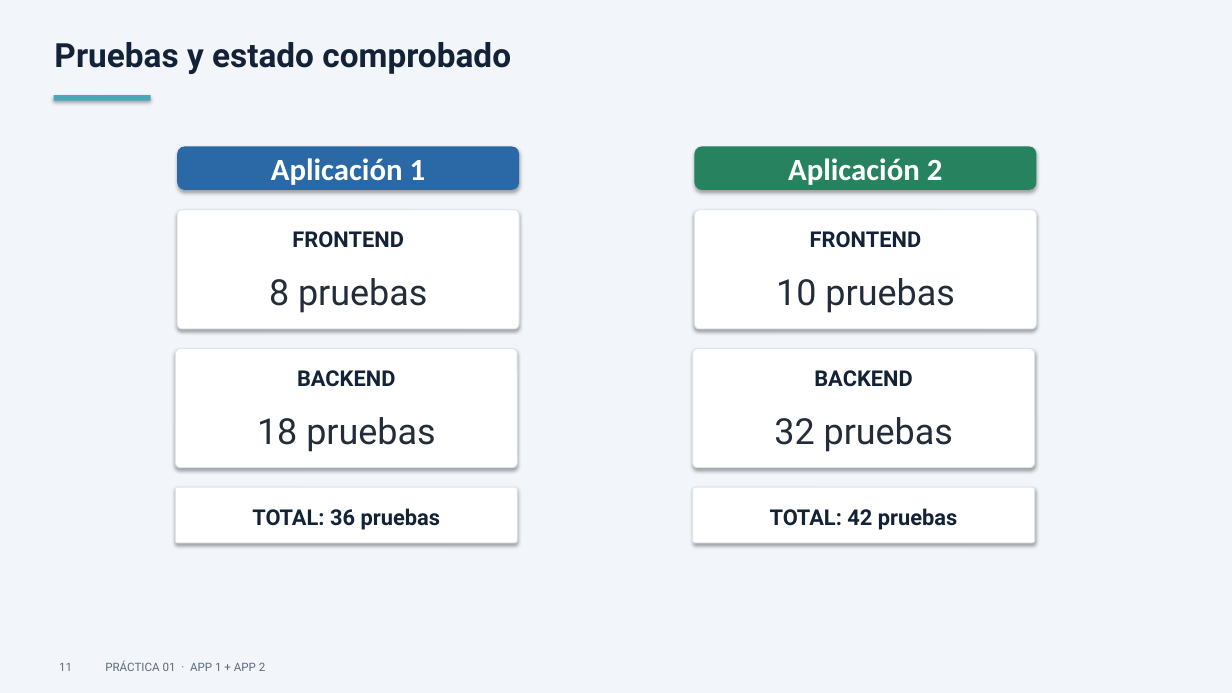
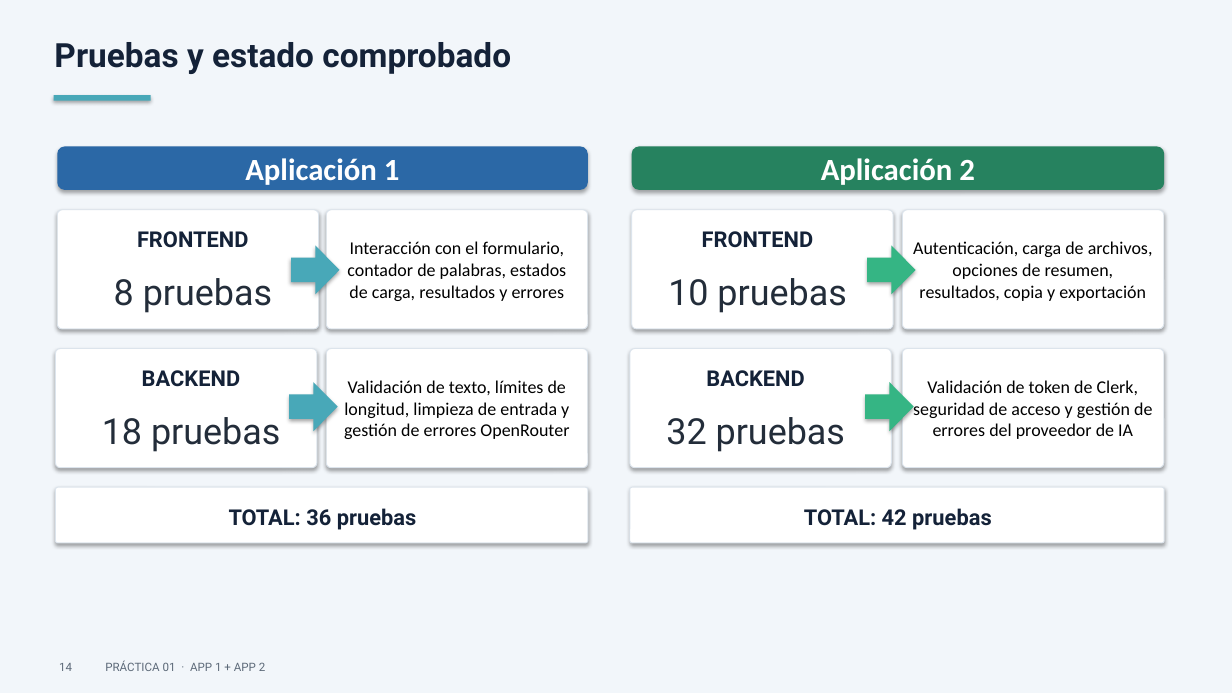
Before and after one commit to mdelrui/Practica01-Mini_App_Web, a slide deck: slide 14 of presentation/defensa.pptx (slide 11 before the commit). Drawn at 1232x693 pixels with LibreOffice and Linux fonts; fonts in the diff are those of the drawing. Boxes give left, top, right and bottom in pixels: in the first picture for what was removed or moved away, otherwise in the second. Text is boxed around its words. In the diff, an @@ line names an element or a change of style, - is before the commit and + after.

```diff
--- a/presentation/defensa.pptx
+++ b/presentation/defensa.pptx
@@ rounded rectangle "Aplicación 1": place and size @@
-rounded rectangle "Aplicación 1" at [177, 146, 519, 189]
+rounded rectangle "Aplicación 1" at [57, 146, 588, 189]
@@ rounded rectangle "Aplicación 2": place and size @@
-rounded rectangle "Aplicación 2" at [695, 146, 1037, 189]
+rounded rectangle "Aplicación 2" at [632, 146, 1165, 189]
@@ rounded rectangle: place and size @@
-rounded rectangle at [177, 210, 519, 329]
+rounded rectangle at [57, 210, 319, 329]
@@ text "FRONTEND": place and size @@
-text "FRONTEND" at [292, 231, 404, 248]
+text "FRONTEND" at [137, 231, 249, 248]
@@ rounded rectangle added at [326, 210, 588, 329], fill #FFFFFF, outline #DCE4EC 0.75 pt, 14 pt, text #000000 @@
+Interacción con el formulario, contador de palabras, estados de carga, resultados y errores
@@ rounded rectangle: place and size @@
-rounded rectangle at [695, 210, 1037, 329]
+rounded rectangle at [632, 210, 894, 329]
@@ text "FRONTEND": place and size @@
-text "FRONTEND" at [810, 231, 922, 248]
+text "FRONTEND" at [702, 231, 814, 248]
@@ rounded rectangle added at [903, 210, 1165, 329], fill #FFFFFF, outline #DCE4EC 0.75 pt, 14 pt, text #000000 @@
+Autenticación, carga de archivos, opciones de resumen, resultados, copia y exportación
@@ text "8 pruebas": place and size @@
-text "8 pruebas" at [269, 278, 427, 313]
+text "8 pruebas" at [114, 278, 272, 313]
@@ right arrow added at [291, 246, 340, 295], fill #48A8B8 @@
@@ text "10 pruebas": place and size @@
-text "10 pruebas" at [776, 278, 954, 313]
+text "10 pruebas" at [668, 278, 846, 313]
@@ right arrow added at [867, 246, 916, 295], fill #35B584 @@
@@ rounded rectangle: place and size @@
-rounded rectangle at [176, 348, 518, 468]
+rounded rectangle at [55, 348, 317, 468]
@@ rounded rectangle added at [326, 348, 588, 468], fill #FFFFFF, outline #DCE4EC 0.75 pt, 14 pt, text #000000 @@
+Validación de texto, límites de longitud, limpieza de entrada y gestión de errores OpenRouter
@@ rounded rectangle: place and size @@
-rounded rectangle at [693, 348, 1035, 468]
+rounded rectangle at [630, 348, 892, 468]
@@ rounded rectangle added at [903, 348, 1165, 468], fill #FFFFFF, outline #DCE4EC 0.75 pt, 14 pt, text #000000 @@
+Validación de token de Clerk, seguridad de acceso y gestión de errores del proveedor de IA
@@ text "BACKEND": place and size @@
-text "BACKEND" at [297, 370, 396, 387]
+text "BACKEND" at [142, 370, 241, 387]
@@ right arrow added at [289, 383, 338, 432], fill #48A8B8 @@
@@ text "BACKEND": place and size @@
-text "BACKEND" at [814, 370, 913, 387]
+text "BACKEND" at [706, 370, 805, 387]
@@ right arrow added at [865, 383, 914, 432], fill #35B584 @@
@@ text "18 pruebas": place and size @@
-text "18 pruebas" at [257, 417, 435, 452]
+text "18 pruebas" at [102, 417, 280, 452]
@@ text "32 pruebas": place and size @@
-text "32 pruebas" at [774, 417, 953, 452]
+text "32 pruebas" at [666, 417, 845, 452]
@@ rounded rectangle: place and size @@
-rounded rectangle at [176, 487, 518, 543]
+rounded rectangle at [55, 487, 588, 543]
@@ text "TOTAL: 36 pruebas": place and size @@
-text "TOTAL: 36 pruebas" at [252, 508, 441, 530]
+text "TOTAL: 36 pruebas" at [229, 508, 417, 530]
@@ rounded rectangle: place and size @@
-rounded rectangle at [693, 487, 1035, 543]
+rounded rectangle at [630, 487, 1165, 543]
@@ text "TOTAL: 42 pruebas": place and size @@
-text "TOTAL: 42 pruebas" at [770, 508, 958, 530]
+text "TOTAL: 42 pruebas" at [804, 508, 992, 530]
@@ text at [59, 660, 266, 671]: text changed @@
-11 PRÁCTICA 01 · APP 1 + APP 2
+14 PRÁCTICA 01 · APP 1 + APP 2
```
Also in this commit, not shown: 11 other slides changed, 2 slides added.
